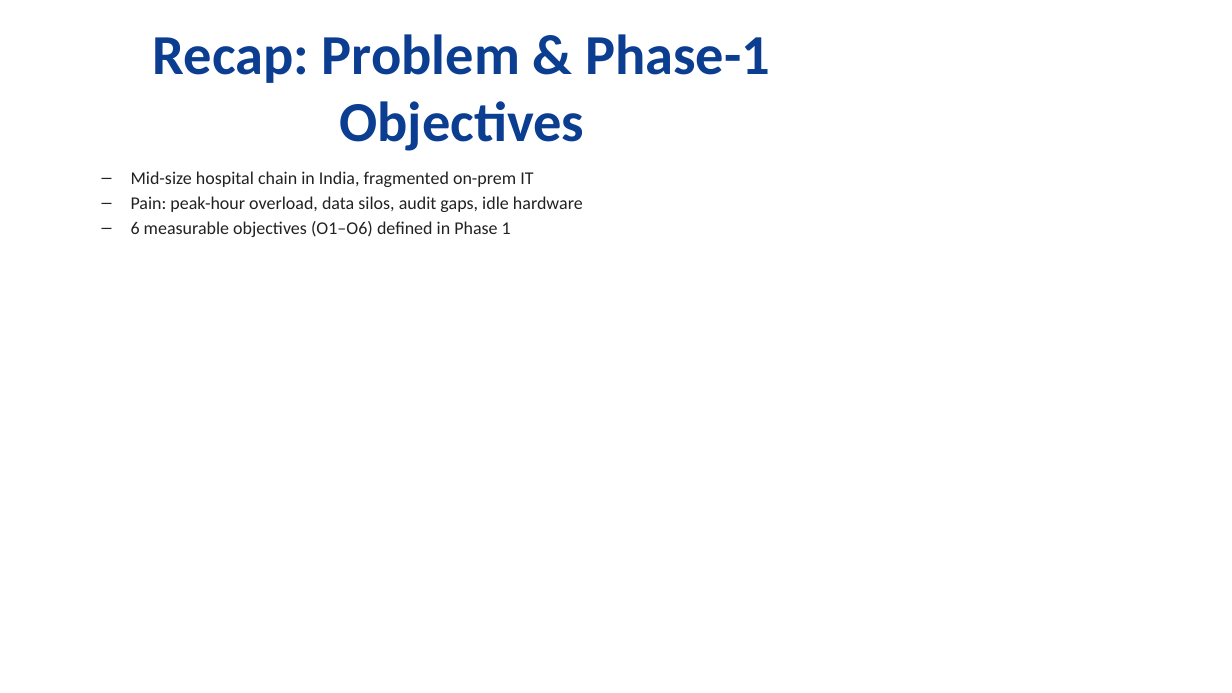
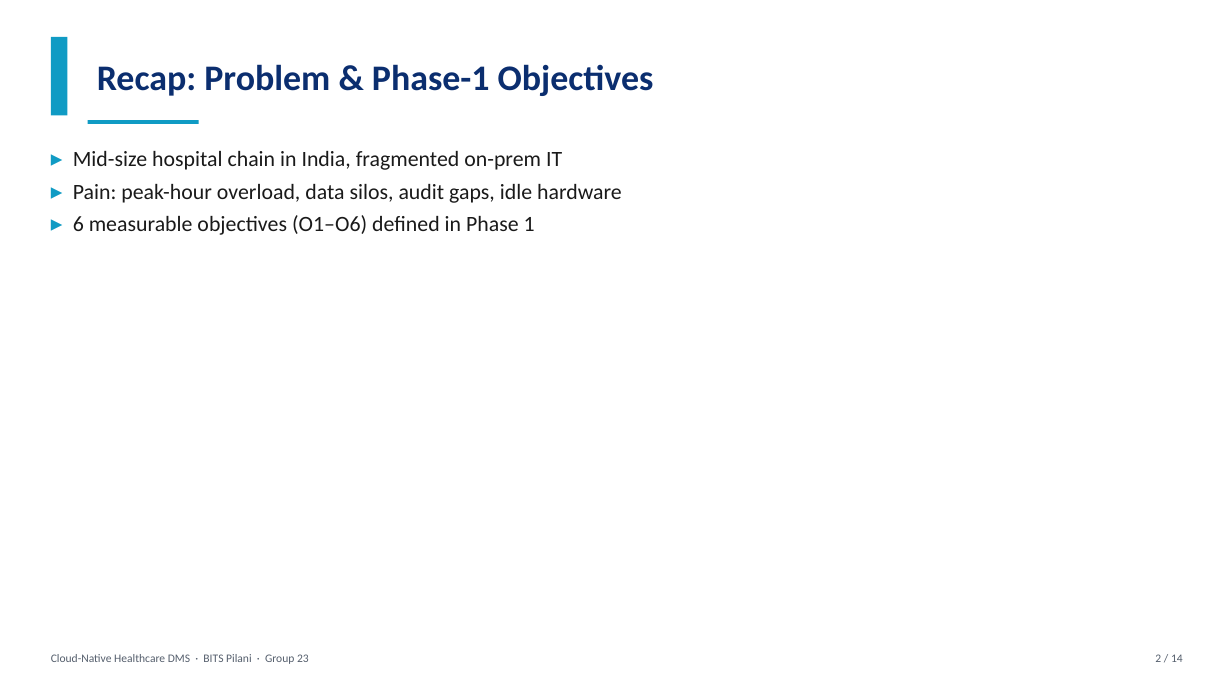
Before and after one commit to avanishpsingh/cloud-health-dms, a slide deck: slide 2 of report/CC_Project_PPT_Group23.pptx. Drawn at 1232x693 pixels with LibreOffice and Linux fonts; fonts in the diff are those of the drawing. Boxes give left, top, right and bottom in pixels: in the first picture for what was removed or moved away, otherwise in the second. Text is boxed around its words. In the diff, an @@ line names an element or a change of style, - is before the commit and + after.

```diff
--- a/report/CC_Project_PPT_Group23.pptx
+++ b/report/CC_Project_PPT_Group23.pptx
@@ rectangle added at box(51, 37, 67, 116), fill #109BC4 @@
@@ text "Recap: Problem & Phase-1 Objectives": place and size @@
-text "Recap: Problem & Phase-1 Objectives" at box(153, 34, 770, 151)
+text "Recap: Problem & Phase-1 Objectives" at box(97, 64, 654, 96)
@@ text "Recap: Problem & Phase-1 Objectives" at box(97, 64, 654, 96): size 44 to 28 pt, text colour #0B3D91 to #0B2E6F; alignment centre to left @@
@@ rectangle added at box(88, 120, 199, 124), fill #109BC4 @@
@@ text at box(73, 151, 622, 235): text changed; size 14 to 17 pt; text colour #222222 to #1A1A1A @@
-  – Mid-size hospital chain in India, fragmented on-prem IT
-  – Pain: peak-hour overload, data silos, audit gaps, idle hardware
-  – 6 measurable objectives (O1–O6) defined in Phase 1
+▸ Mid-size hospital chain in India, fragmented on-prem IT
+▸ Pain: peak-hour overload, data silos, audit gaps, idle hardware
+▸ 6 measurable objectives (O1–O6) defined in Phase 1
@@ text added at box(51, 654, 309, 664), 9 pt, text #555F6D @@
+Cloud-Native Healthcare DMS · BITS Pilani · Group 23
@@ text added at box(1155, 654, 1183, 662), 9 pt, text #555F6D @@
+2 / 14
```
Also in this commit, not shown: 11 other slides changed, 2 slides added, 2 slides removed, 1 other file.
